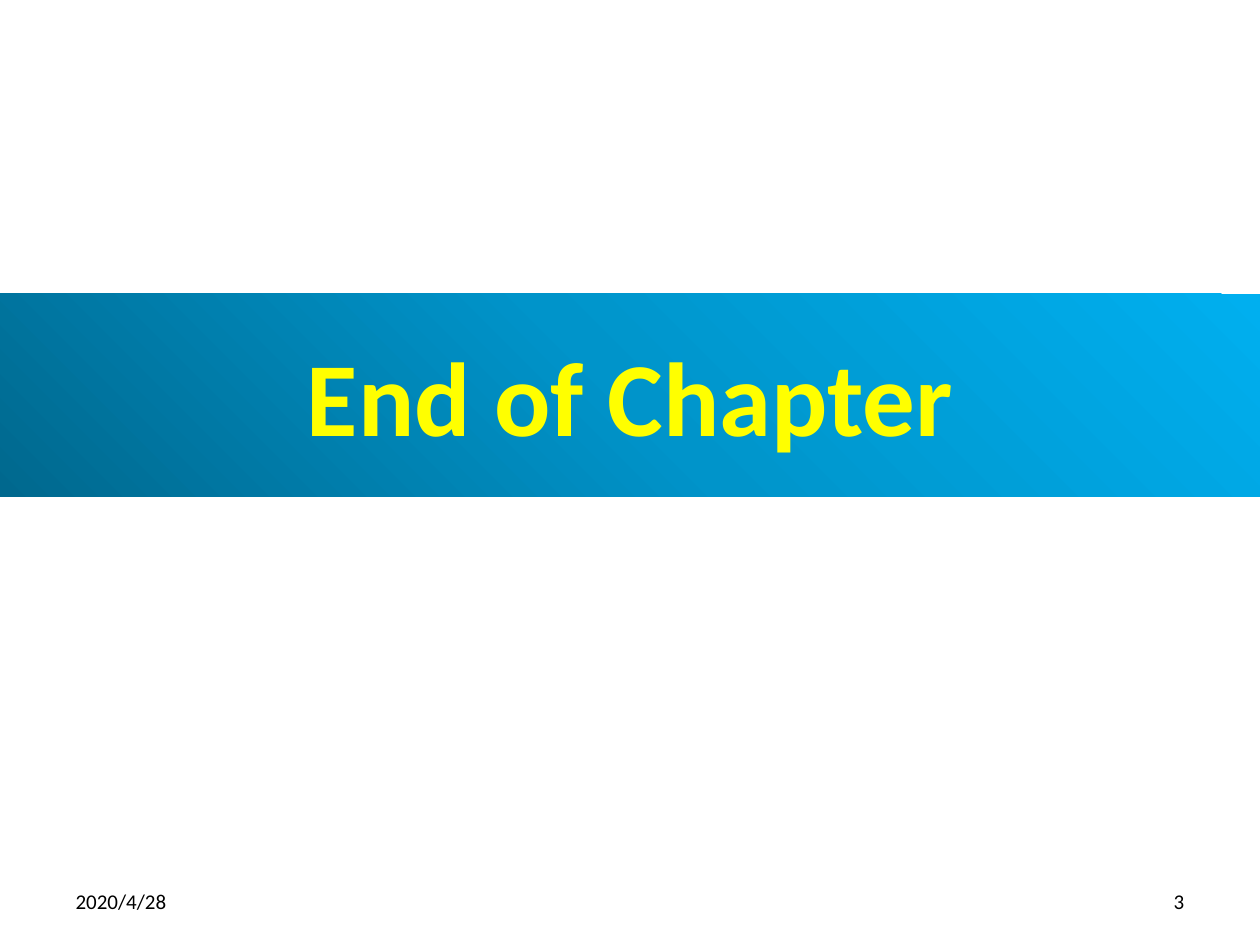
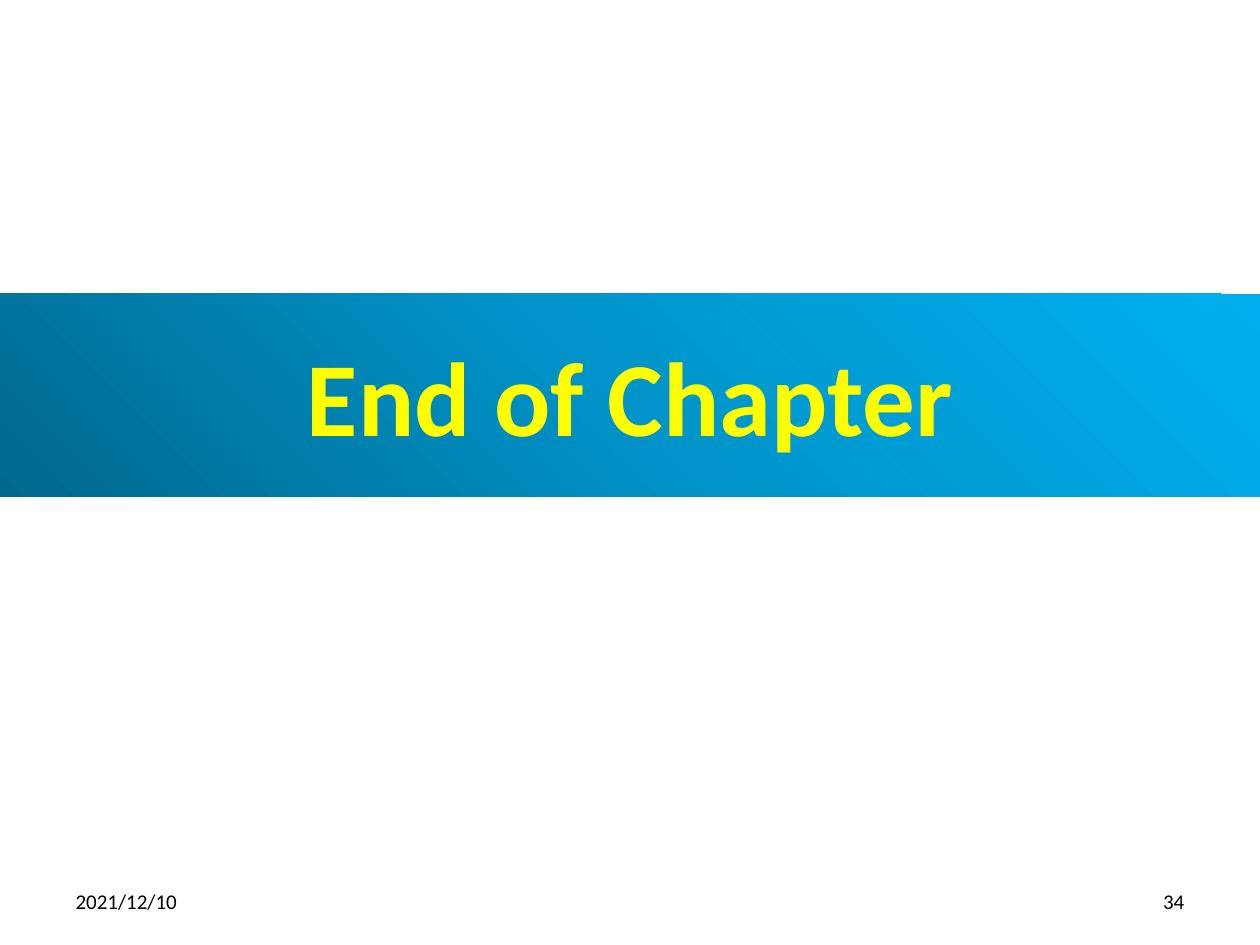
Before and after one commit to peterhchen/800-Docker, a slide deck: slide 34 of 10_Container.pptx (slide 3 before the commit). Drawn at 1260x945 pixels with LibreOffice and Linux fonts; fonts in the diff are those of the drawing. Boxes give left, top, right and bottom in pixels: in the first picture for what was removed or moved away, otherwise in the second. Text is boxed around its words. In the diff, an @@ line names an element or a change of style, - is before the commit and + after.

```diff
--- a/10_Container.pptx
+++ b/10_Container.pptx
@@ text at <box>76,894,177,910</box>: text changed @@
-2020/4/28
+2021/12/10
@@ page number at <box>1163,895,1184,909</box>: text changed @@
-3
+34
```
Also in this commit, not shown: 2 other slides changed, 31 slides added.
